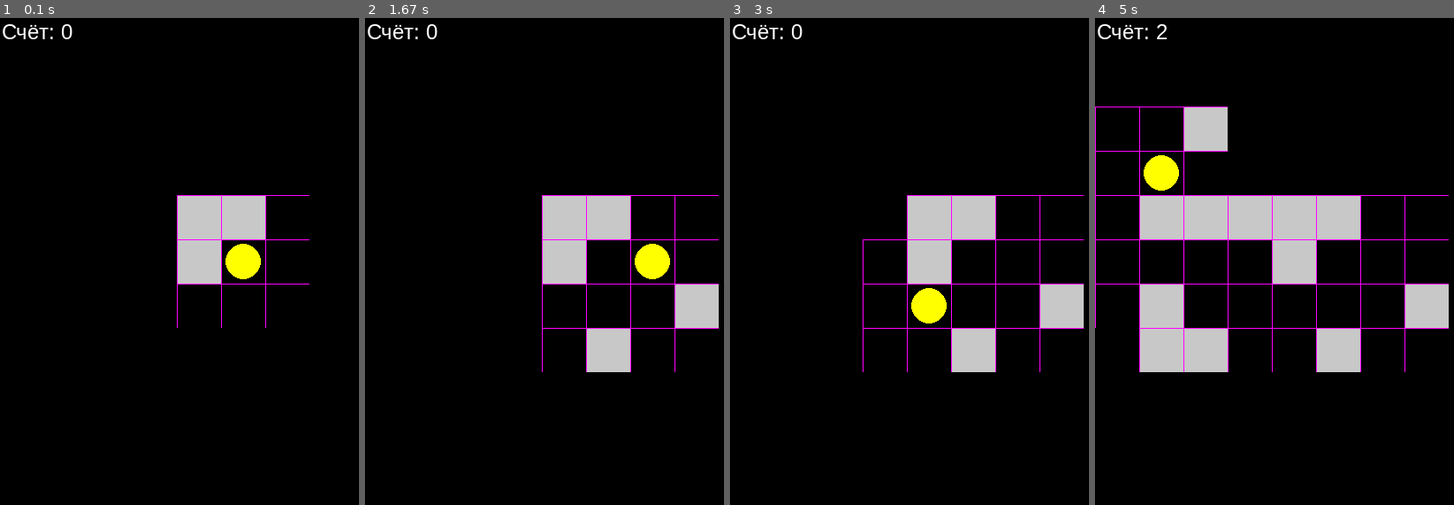
Above: before the commit, frames 1-4 (left to right).
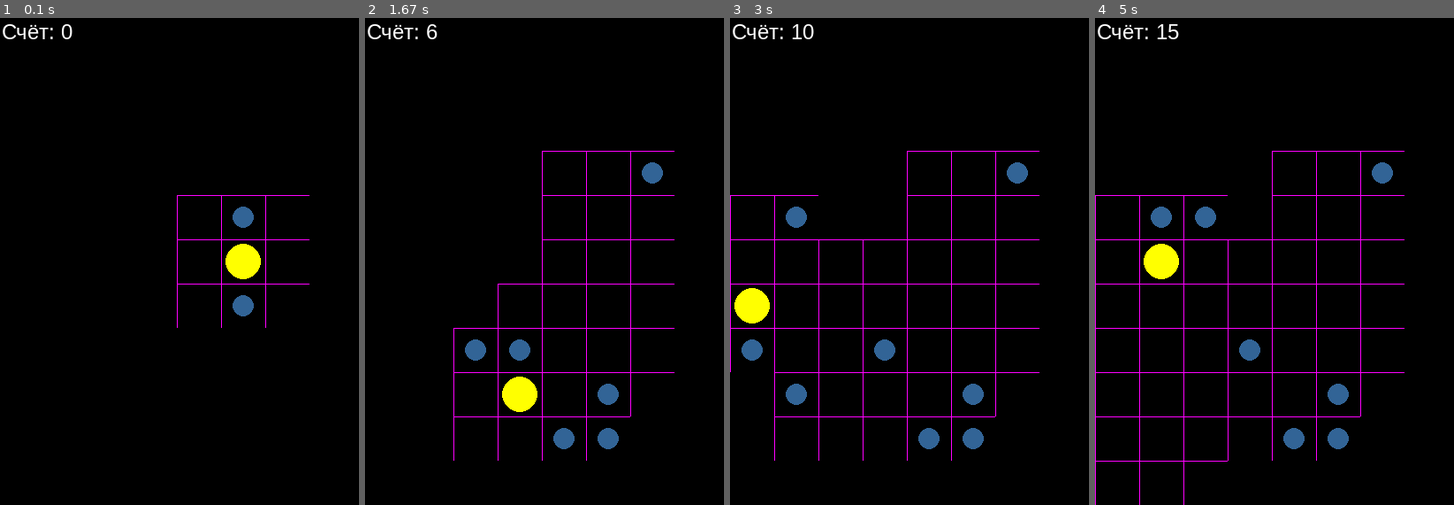
Above: after the commit, the same moments.

Repository: ryabinin13/pacman
Game: pygame game, started from pacman.py
Two runs of this game, one before a commit and one after it. Both use one fixed random seed, a clock stepped at 60 frames per second and the inputs below.
Inputs:
- Up to frame 1 (0.1 s): no input
- Up to frame 2 (1.67 s): tap Space at 0.33 s
- Up to frame 3 (3 s): no input
- Up to frame 4 (5 s): no input

The runs differ from the first frame. In frame 1, 3.4% of the frame differs, in the area x 49-74%, y 36-62%; in frame 2, 8.5%; in frame 3, 9.5%; in frame 4, 16%, in the area x 0-99%, y 1-100%.

Commit message:
другая механика ходьбы

Diff:
--- a/pacman.py
+++ b/pacman.py
@@ -1,6 +1,7 @@
 import time
 import pygame
 import random
+import math
 pygame.init()
 
 score = 0 #счетчик очков
@@ -15,41 +16,37 @@
         self.visibility = 75
 
     def draw(self):
-        pygame.draw.circle(sc, (255,255,0), (self.x, self.y), self.size)
+        pygame.draw.circle(sc, (255,255,0), (self.x + SIZE_ONE_CELL/2, self.y + SIZE_ONE_CELL/2), self.size)
     def move(self):
-        pygame.draw.circle(sc, (0, 0, 0), (self.x, self.y), self.size)
+        pygame.draw.circle(sc, (0, 0, 0), (self.x + SIZE_ONE_CELL/2, self.y + SIZE_ONE_CELL/2), self.size)
         if self.direction == 'up':
             for wall in walls:
-                if self.y - self.size >= wall[1]  and self.y - self.size <= wall[1] + SIZE_ONE_CELL*2 and self.x >= wall[0] and self.x <= wall[0] + SIZE_ONE_CELL:
-                    return
-            if self.y <= SIZE_ONE_CELL:
-                return
-            if self.y > 0:
-                self.y -= SIZE_ONE_CELL
+                if self.y - SIZE_ONE_CELL == wall[1] and self.x == wall[0]:
+                    return
+            if self.y == 0:
+                return
+            self.y -= SIZE_ONE_CELL
         elif self.direction == 'down':
             for wall in walls:
-                if self.y + self.size >= wall[1] - SIZE_ONE_CELL and self.y + self.size <= wall[1] + SIZE_ONE_CELL and self.x >= wall[0] and self.x <= wall[0] + SIZE_ONE_CELL:
-                    return
-            if self.y >=SIZE-SIZE_ONE_CELL:
-                return
-            if self.y < SIZE - self.size:
-                self.y += SIZE_ONE_CELL
+                if self.y + SIZE_ONE_CELL == wall[1] and self.x == wall[0]:
+                    return
+            if self.y == SIZE - SIZE_ONE_CELL:
+                return
+            self.y += SIZE_ONE_CELL
         elif self.direction == 'right':
             for wall in walls:
-                if self.x + self.size >= wall[0] - SIZE_ONE_CELL and self.x + self.size <= wall[0] + SIZE_ONE_CELL and self.y >= wall[1] and self.y <= wall[1] +SIZE_ONE_CELL:
-                    return
-            if self.x >=SIZE-SIZE_ONE_CELL:
-                return
-            if self.x < SIZE - self.size:
-                self.x += SIZE_ONE_CELL
+                if self.y == wall[1] and self.x + SIZE_ONE_CELL == wall[0]:
+                    return
+            if self.x ==SIZE-SIZE_ONE_CELL:
+                return
+            self.x += SIZE_ONE_CELL
         elif self.direction == 'left':
             for wall in walls:
-                if self.x - self.size >= wall[0] and self.x - self.size <= wall[0] + SIZE_ONE_CELL*2 and self.y >= wall[1] and self.y <= wall[1] + SIZE_ONE_CELL:
-                    return
-            if self.x <=SIZE_ONE_CELL:
-                return
-            if self.x > 0:
-                self.x -= SIZE_ONE_CELL
+                if self.y == wall[1] and self.x - SIZE_ONE_CELL == wall[0]:
+                    return
+            if self.x == 0:
+                return
+            self.x -= SIZE_ONE_CELL
 
 #считываю из файла координаты стен
 def read_list_from_line(filename, line_number, separator=' '):
@@ -73,19 +70,19 @@
 SIZE_ONE_CELL = 50
 SIZE = COUNT_OF_CELL * SIZE_ONE_CELL
 COUNT_OF_WALL =8
-COUNT_OF_AWARDS = 10
-
-pacman = Pacman(SIZE/2, SIZE/2)
+COUNT_OF_AWARDS = 50
+
+pacman = Pacman(SIZE/2 - SIZE_ONE_CELL/2, SIZE/2 - SIZE_ONE_CELL/2)
+
 sc = pygame.display.set_mode((SIZE, SIZE))
 pygame.display.set_caption('pacman')
 
 #добавляем стены
 random_number_of_maps = random.randint(1,100)
-
 walls_ = read_list_from_line('maps.txt', random_number_of_maps)
 walls = []
-for w in walls_:
-   walls.append(list(w))
+#for w in walls_:
+#   walls.append(list(w))
 
 #строим награды
 awards = []
@@ -98,12 +95,13 @@
     for wall in walls:
         if random_XY == wall:
             cross = True
-    random_XY = [int(random_XY[i] + SIZE_ONE_CELL / 2) for i in range(2)]
     for aw in awards:
         if random_XY[1] == aw[1] and random_XY[0] == aw[0]:
             cross = True
+    if random_XY[0] == pacman.x and random_XY[1] == pacman.y:
+        cross = True
     if cross == False:
-        awards.append((random_XY[0], random_XY[1]))
+        awards.append([random_XY[0], random_XY[1]])
         a += 1
 
 def score_count():
@@ -116,76 +114,109 @@
     sc.blit(score_text, (2, 2))
 
 pacman.draw()
-#коордитнаты пакманы в прошлые ходы
 def create_map():
     #строю стены
     for w in walls:
         pygame.draw.rect(sc, (200, 200, 200), (w[0], w[1], SIZE_ONE_CELL, SIZE_ONE_CELL))
     #строю награды
     for award in awards:
-        pygame.draw.circle(sc, (50, 100, 150), (award[0], award[1]), SIZE_ONE_CELL / 4)
+        pygame.draw.circle(sc, (50, 100, 150), (award[0] + SIZE_ONE_CELL / 2, award[1] + SIZE_ONE_CELL / 2), SIZE_ONE_CELL / 4)
     #строю клетки
     for i in range(SIZE):
         if i % SIZE_ONE_CELL == 0:
             pygame.draw.line(sc, (255, 0, 255), (0, i), (SIZE, i), 1)
             pygame.draw.line(sc, (255, 0, 255), (i, 0), (i, SIZE), 1)
+
 fog_of_war = pygame.Surface((SIZE, SIZE))
 fog_of_war.fill((0, 0, 0))
 def visibility():
-    pygame.draw.rect(fog_of_war, (60, 60, 60), (pacman.x-pacman.visibility, pacman.y-pacman.visibility,pacman.visibility*2, pacman.visibility*2), 0)
+    pygame.draw.rect(fog_of_war, (60, 60, 60), (pacman.x + 25-pacman.visibility, pacman.y + 25-pacman.visibility,pacman.visibility*2, pacman.visibility*2), 0)
     fog_of_war.set_colorkey((60, 60, 60))
     sc.blit(fog_of_war, (0, 0))
     pygame.display.flip()
 
-def move_alghoritm():
-    for award in awards:
-        if int(award[0]) == pacman.x - SIZE_ONE_CELL and int(award[1]) == pacman.y:
-            return 'l'
-        elif int(award[0]) == pacman.x + SIZE_ONE_CELL and int(award[1]) == pacman.y:
-            return 'r'
-        elif int(award[0]) == pacman.x and int(award[1]) == pacman.y - SIZE_ONE_CELL:
-            return  'u'
-        elif int(award[0]) == pacman.x and int(award[1]) == pacman.y + SIZE_ONE_CELL:
-            return 'd'
-        elif int(award[0]) == pacman.x - SIZE_ONE_CELL and int(award[1]) == pacman.y - SIZE_ONE_CELL:
-            if walls.count([pacman.x - 25, pacman.y - 75]):
-                return 'l'
-            else:
-                return 'u'
-        elif int(award[0]) == pacman.x + SIZE_ONE_CELL and int(award[1]) == pacman.y + SIZE_ONE_CELL:
-            if walls.count([pacman.x - 25, pacman.y + 75]):
-                return 'r'
-            else:
-                return 'd'
-        elif int(award[0]) == pacman.x + SIZE_ONE_CELL and int(award[1]) == pacman.y - SIZE_ONE_CELL:
-            if walls.count([pacman.x - 25, pacman.y - 75]):
-                return 'r'
-            else:
-                return 'u'
-        elif int(award[0]) == pacman.x - SIZE_ONE_CELL and int(award[1]) == pacman.y + SIZE_ONE_CELL:
-            if walls.count([pacman.x - 25, pacman.y + 75]):
-                return 'l'
-            else:
-                return 'd'
-
-
-
-    while True:
-        move = random.randint(1, 4)
-        if move == 1:
-            if walls.count([pacman.x + 25, pacman.y - 25]) or pacman.x >= SIZE - SIZE_ONE_CELL:
-                continue
-        if move == 2:
-            if walls.count([pacman.x - 75, pacman.y - 25]) or pacman.x <= 0 + SIZE_ONE_CELL:
-                continue
-        if move == 3:
-            if walls.count([pacman.x - 25, pacman.y - 75]) or pacman.y <= 0 +SIZE_ONE_CELL:
-                continue
-        if move == 4:
-            if walls.count([pacman.x - 25, pacman.y + 25]) or pacman.y >= SIZE - SIZE_ONE_CELL:
-                continue
-        directions = {1: 'r', 2: 'l', 3: 'u', 4: 'd'}
-        return directions[move]
+map = [[i, j, 0] for i in range(SIZE) for j in range(SIZE) if (i % SIZE_ONE_CELL == 0) and (j % SIZE_ONE_CELL == 0)]
+
+def clear_fog(m):
+    if walls.count([m[0], m[1]]):
+        m[2] = 2
+    elif awards.count([m[0], m[1]]):
+        m[2] = 3
+    else:
+        m[2] = 1
+for m in map:
+    if [m[0], m[1]] in [[200, 200], [250, 200], [300, 200], [200, 250], [250, 250], [300, 250], [200, 300], [250, 300], [300, 300]]:
+        clear_fog(m)
+
+for i in range(SIZE // SIZE_ONE_CELL):
+    for j in range(0, len(map), SIZE // SIZE_ONE_CELL):
+        print(map[i+j][2], end=" ")
+    print()
+print()
+def alghoritm_move():
+    three = []
+    for m in map:
+        if m[2] == 3:
+            move = []
+            move_x = int((m[0] - pacman.x)/SIZE_ONE_CELL)
+            move_y = int((m[1] - pacman.y)/SIZE_ONE_CELL)
+            if move_x < 0:
+                for x in range(abs(move_x)):
+                    move.append('l')
+            if move_x > 0:
+                for x in range(abs(move_x)):
+                    move.append('r')
+            if move_y < 0:
+                for x in range(abs(move_y)):
+                    move.append('u')
+            if move_y > 0:
+                for x in range(abs(move_y)):
+                    move.append('d')
+            move.append(m)
+            three.append(move)
+    best_way = []
+    if three:
+        best_way = min(three, key=len)
+        best_way[-1][2] = 1
+        best_way.pop()
+    else:
+        random_way = random.randint(1, 4)
+        if random_way == 1:
+            best_way.append('r')
+        if random_way == 2:
+            best_way.append('l')
+        if random_way == 3:
+            best_way.append('u')
+        if random_way == 4:
+            best_way.append('d')
+    currentXY = [pacman.x, pacman.y]
+    for bv in best_way:
+        if bv == 'l':
+            for m in map:
+                if [m[0], m[1]] in [[currentXY[0] * SIZE_ONE_CELL, currentXY[1]], [currentXY[0] - 2 * SIZE_ONE_CELL, currentXY[1] - SIZE_ONE_CELL], [currentXY[0] - 2 * SIZE_ONE_CELL, currentXY[1] + SIZE_ONE_CELL]]:
+                    clear_fog(m)
+            currentXY[0] = currentXY[0] - SIZE_ONE_CELL
+        elif bv == 'r':
+            for m in map:
+                if [m[0], m[1]] in [[currentXY[0] + 2 * SIZE_ONE_CELL, currentXY[1]], [currentXY[0] + 2 * SIZE_ONE_CELL, currentXY[1] - SIZE_ONE_CELL], [currentXY[0] + 2 * SIZE_ONE_CELL, currentXY[1] + SIZE_ONE_CELL]]:
+                    clear_fog(m)
+            currentXY[0] = currentXY[0] + SIZE_ONE_CELL
+        elif bv == 'u':
+            for m in map:
+                if [m[0], m[1]] in [[currentXY[0], currentXY[1] - 2 * SIZE_ONE_CELL], [currentXY[0] - SIZE_ONE_CELL, currentXY[1] - 2 * SIZE_ONE_CELL], [currentXY[0] + SIZE_ONE_CELL, currentXY[1] - 2* SIZE_ONE_CELL]]:
+                    clear_fog(m)
+            currentXY[1] = currentXY[1] - SIZE_ONE_CELL
+        elif bv == 'd':
+            for m in map:
+                if [m[0], m[1]] in [[currentXY[0], currentXY[1] + 2 * SIZE_ONE_CELL], [currentXY[0] - SIZE_ONE_CELL, currentXY[1] + 2 * SIZE_ONE_CELL], [currentXY[0] + SIZE_ONE_CELL, currentXY[1] + 2 * SIZE_ONE_CELL]]:
+                    clear_fog(m)
+            currentXY[1] = currentXY[1] + SIZE_ONE_CELL
+    for i in range(SIZE // SIZE_ONE_CELL):
+        for j in range(0, len(map), SIZE // SIZE_ONE_CELL):
+            print(map[i+j][2], end=" ")
+        print()
+    print()
+    return best_way
 
 create_map()
 visibility()
@@ -220,16 +251,17 @@
                 visibility()
             elif event.key == pygame.K_SPACE:
                 for i in range(200):
-                    move = move_alghoritm()
-                    directions = {'r' : "right", 'l' :"left", 'u':"up", 'd':"down"}
-                    pacman.direction = directions[move]
-                    pacman.move()
-                    create_map()
-                    visibility()
-                    score_count()
-                    pacman.draw()
-                    pygame.display.flip()
-                    pygame.time.delay(200)
+                    move = alghoritm_move()
+                    for m in move:
+                        directions = {'r' : "right", 'l' :"left", 'u':"up", 'd':"down"}
+                        pacman.direction = directions[m]
+                        pacman.move()
+                        create_map()
+                        visibility()
+                        score_count()
+                        pacman.draw()
+                        pygame.display.flip()
+                        pygame.time.delay(200)
     pygame.draw.rect(sc, (0, 0, 0), (2, 2, 90, 25))
     score_count()
     pacman.draw()
